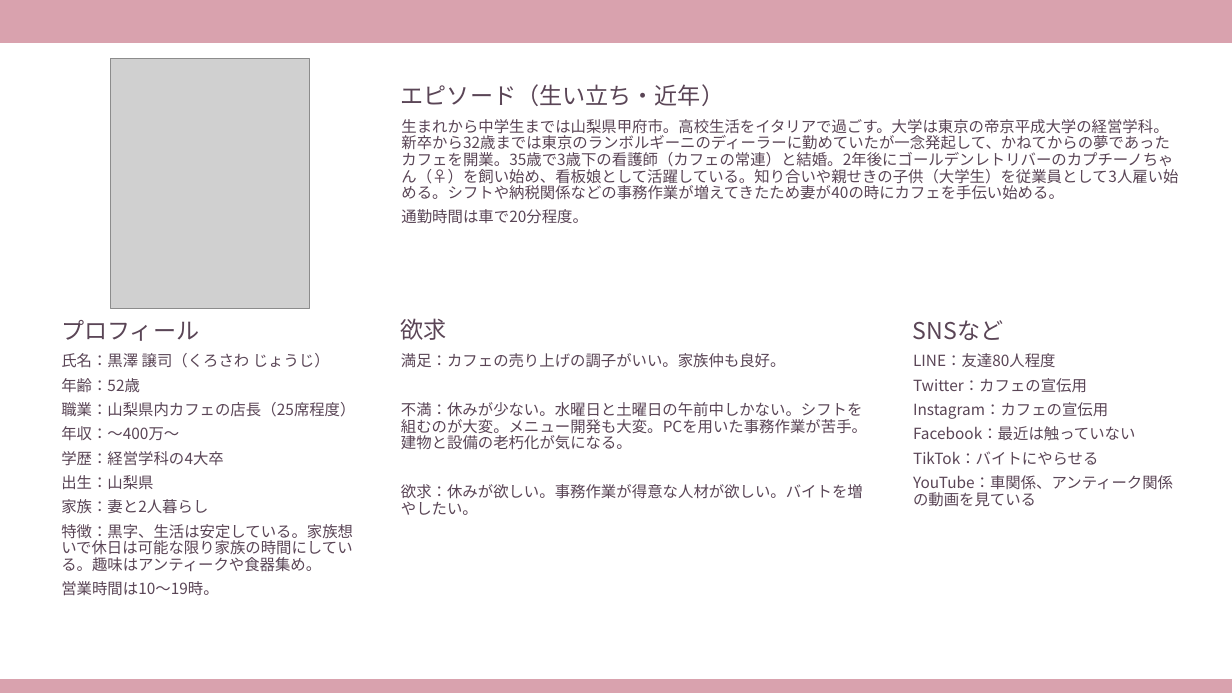
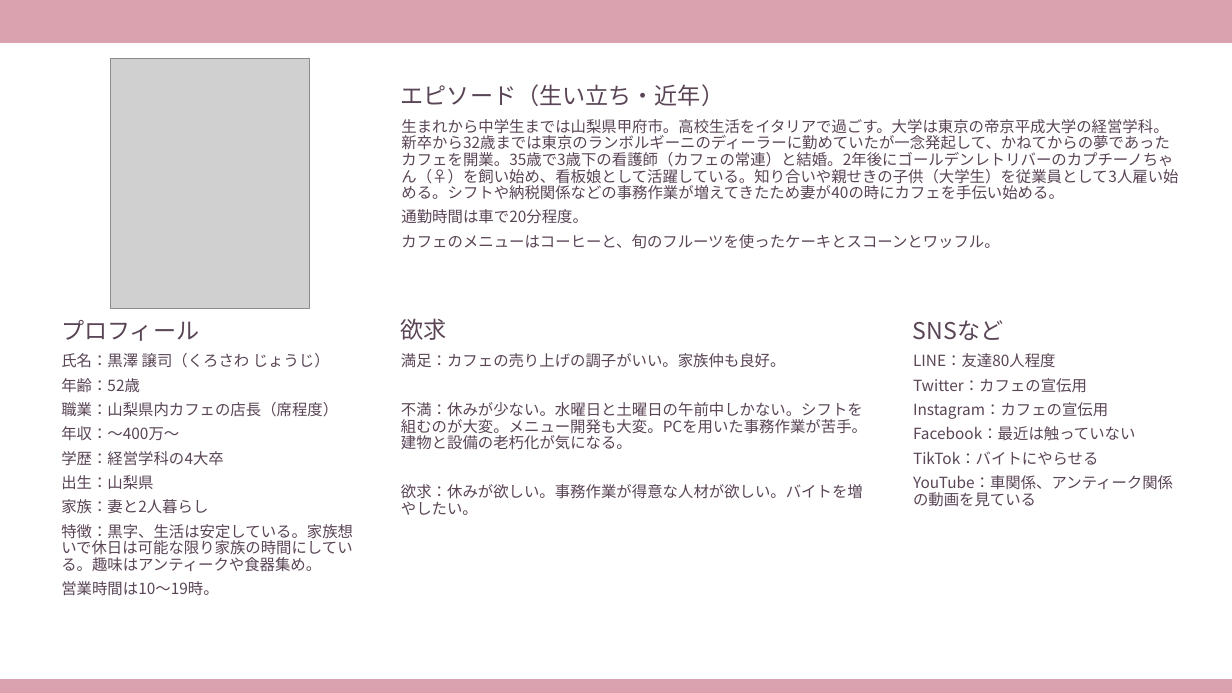
Before and after one commit to plusdojo2025/A5, a slide deck: slide 7 of documents/060525_A5_ペルソナ設定シート.pptx. Drawn at 1232x693 pixels with LibreOffice and Linux fonts; fonts in the diff are those of the drawing; grey boxes stand for pictures. Boxes give left, top, right and bottom in pixels: in the first picture for what was removed or moved away, otherwise in the second. Text is boxed around its words. In the diff, an @@ line names an element or a change of style, - is before the commit and + after.

```diff
--- a/documents/060525_A5_ペルソナ設定シート.pptx
+++ b/documents/060525_A5_ペルソナ設定シート.pptx
@@ text at (401, 234, 999, 249): paragraph added @@
+カフェのメニューはコーヒーと、旬のフルーツを使ったケーキとスコーンとワッフル。
@@ text at (61, 402, 338, 417): text changed @@
-職業：山梨県内カフェの店長（25席程度）
+職業：山梨県内カフェの店長（席程度）
```
Also in this commit, not shown: 6 other files.
